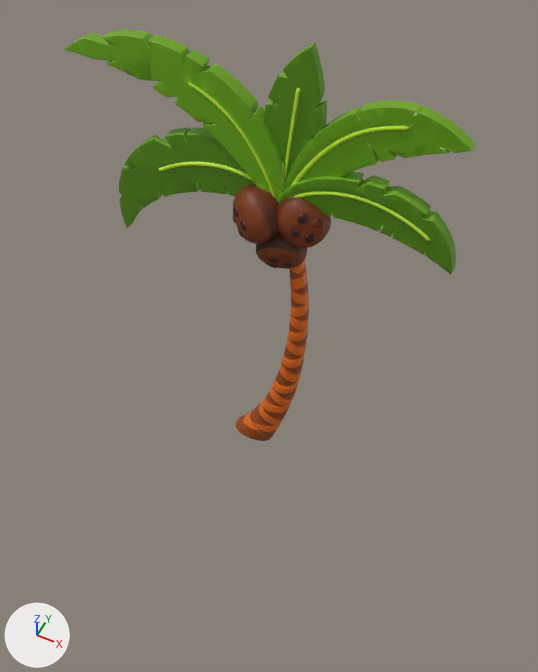
One commit to the glTF model proyectos/mapa-tabasco/modelos/coco.glb: the scene before it, then after it.
Camera for both pictures: a 50 mm lens placed at (0.94, -1.72, 1.93), pointed at (0.11, -0.06, -0.14). Arrows for +X, +Y and +Z are at lower left; the lights stay in place. The older version comes first. Where no turn or scale is listed for an object, it has been applied to the vertices.
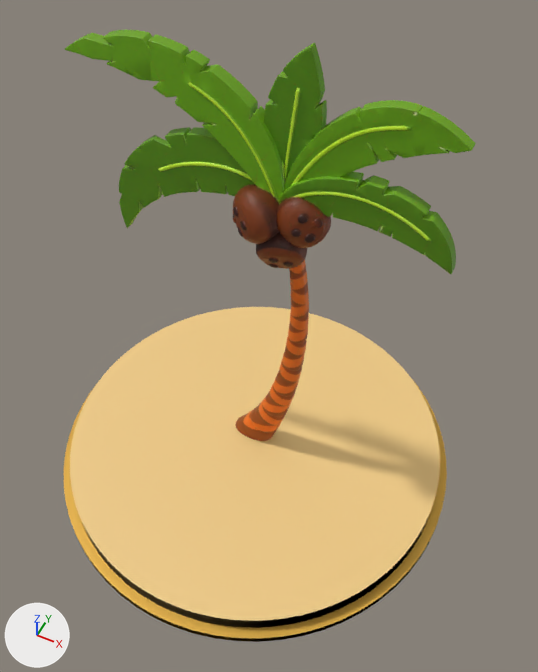
Boxes [x1, y1, x2, y2] around the edits, measured in the pictures (538 x 672 px):
'pedestal', added: after [64, 307, 447, 642]
    faces in mat_pedestal (beige #efca84): [70, 307, 440, 628]
    faces in mat_oro (orange #e7b349): [64, 373, 447, 642]

Diff of the bpy script that builds the scene:
```diff
--- a/proyectos/mapa-tabasco/modelos/coco.glb.py
+++ b/proyectos/mapa-tabasco/modelos/coco.glb.py
@@ mat_pedestal @@
+mat_pedestal = principled_material('pedestal')
+mat_pedestal.base_color = (0.867, 0.592, 0.231)  # beige #efca84
+mat_pedestal.roughness = 0.55
@@ mat_oro @@
+mat_oro = principled_material('oro')
+mat_oro.base_color = (0.797, 0.453, 0.0658)  # orange #e7b349
+mat_oro.metallic = 0.45
+mat_oro.roughness = 0.4
@@ me_pedestal @@
+me_pedestal.from_pydata(...)  # 264 vertices, 512 faces; spans x -0.89..0.89, y -0.89..0.89, z -1.06..-0.95
+# faces by material slot: [256, 256]
+me_pedestal.materials.append(mat_pedestal)  # beige #efca84
+me_pedestal.materials.append(mat_oro)  # orange #e7b349
@@ ob_pedestal @@
+ob_pedestal = bpy.data.objects.new('pedestal', me_pedestal)
+ob_pedestal.location = (0.008, -0.008, 0.0)
```
